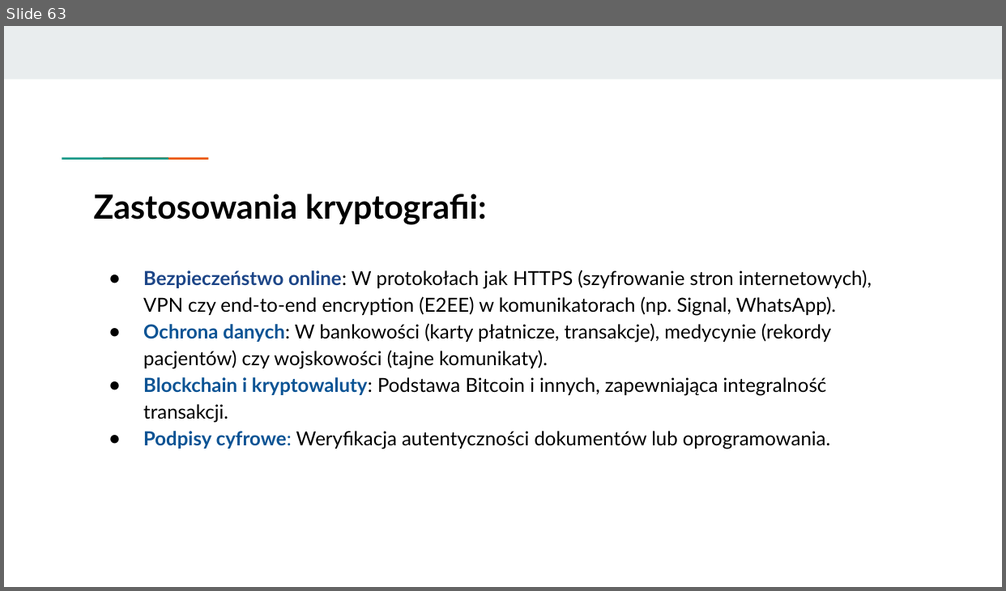
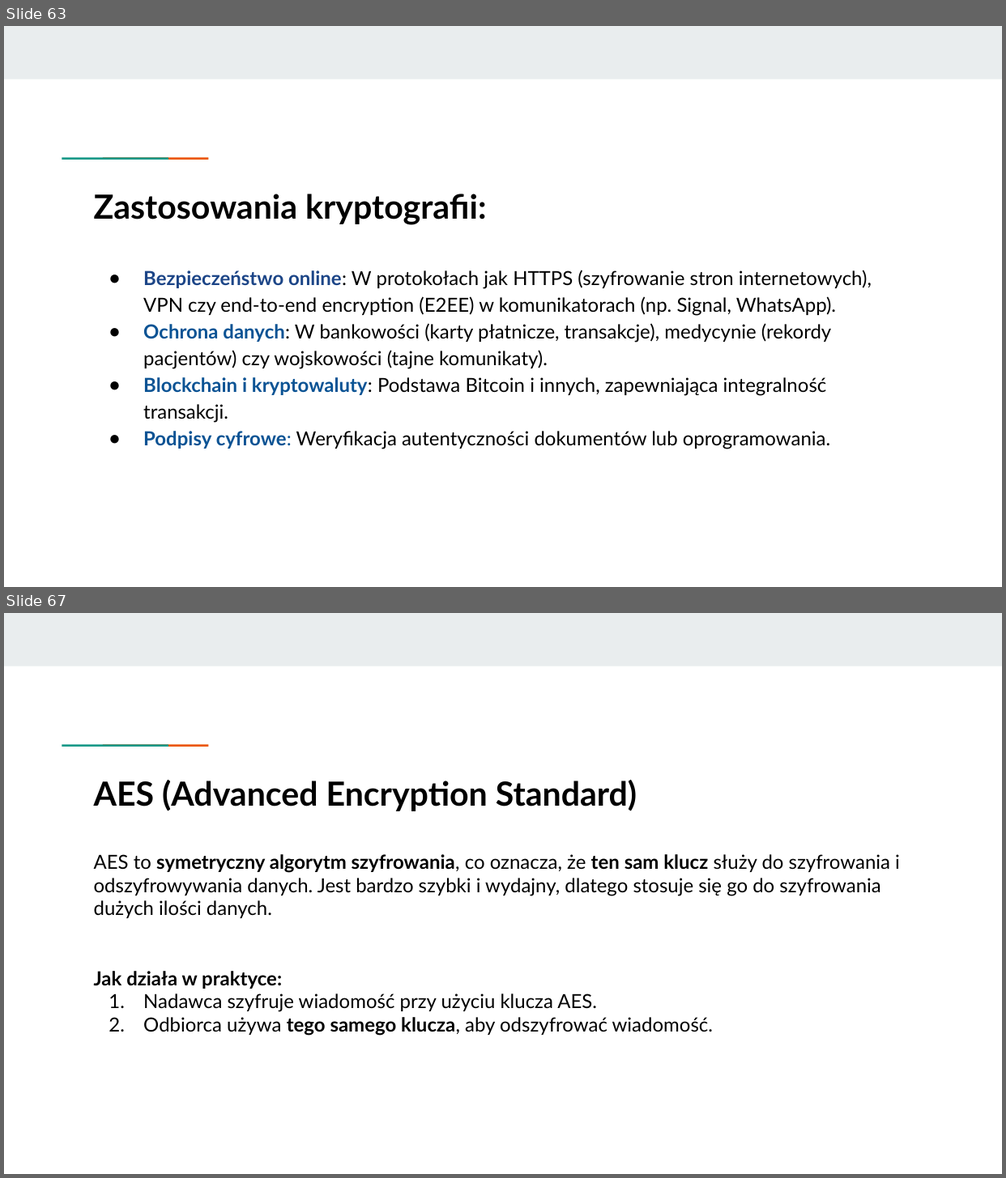
Before and after one commit to KasiaKasia/PRZEDMIOTY, a slide deck: ZASTOSOWANIE_INFORMATYKI/1A-gr_2/Zastosowanie informatyki - 1A gr. 2-plik2.pptx. Shown one above the other, each under a label of ours: slide 63 before the commit, slides 63 and 67 after it; the slides between them are not shown. The pictures are 1006x591 and 1006x1178 pixels, drawn with LibreOffice and Linux fonts; fonts in the diff are those of the drawing. Boxes give left, top, right and bottom in pixels: in the first picture for what was removed or moved away, otherwise in the second. Text is boxed around its words. In the diff, an @@ line names an element or a change of style, - is before the commit and + after.

```diff
--- a/ZASTOSOWANIE_INFORMATYKI/1A-gr_2/Zastosowanie informatyki - 1A gr. 2-plik2.pptx
+++ b/ZASTOSOWANIE_INFORMATYKI/1A-gr_2/Zastosowanie informatyki - 1A gr. 2-plik2.pptx
@@ slide 67 added at [4,613,1002,1174], background #FFFFFF; not listed: 3 template elements that a slide beside it also shows @@
@@ title added at [94,780,637,811], 24 pt, text #000000, bold @@
+AES (Advanced Encryption Standard)
@@ text added at [94,854,900,1036], 14 pt, text #000000 @@
+AES to symetryczny algorytm szyfrowania, co oznacza, że ten sam klucz służy do szyfrowania i odszyfrowywania danych. Jest bardzo szybki i wydajny, dlatego stosuje się go do szyfrowania dużych ilości danych.
+Jak działa w praktyce:
+1. Nadawca szyfruje wiadomość przy użyciu klucza AES.
+2. Odbiorca używa tego samego klucza, aby odszyfrować wiadomość.
```
Also in this commit, not shown: 7 other slides added, 2 other files.
